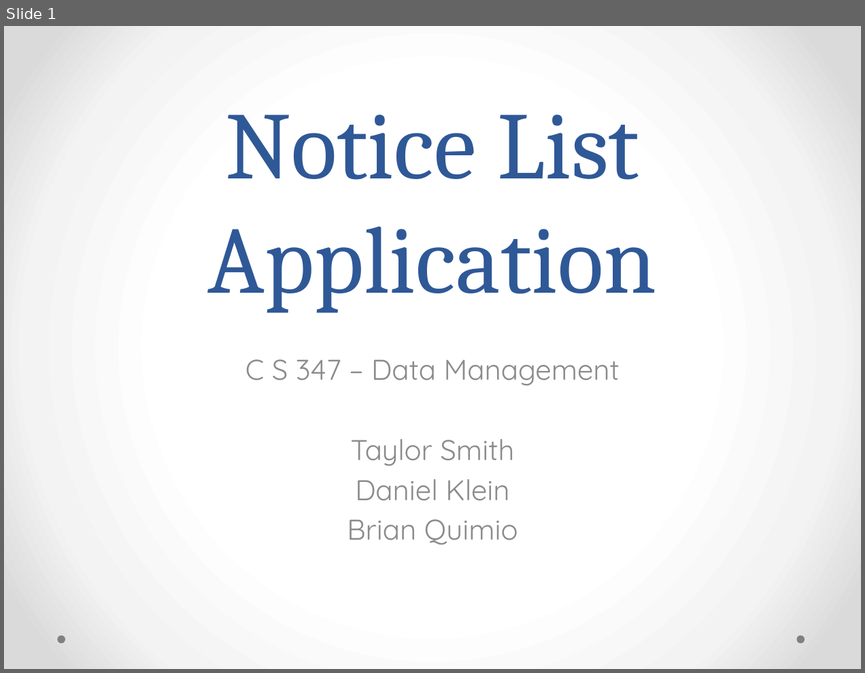
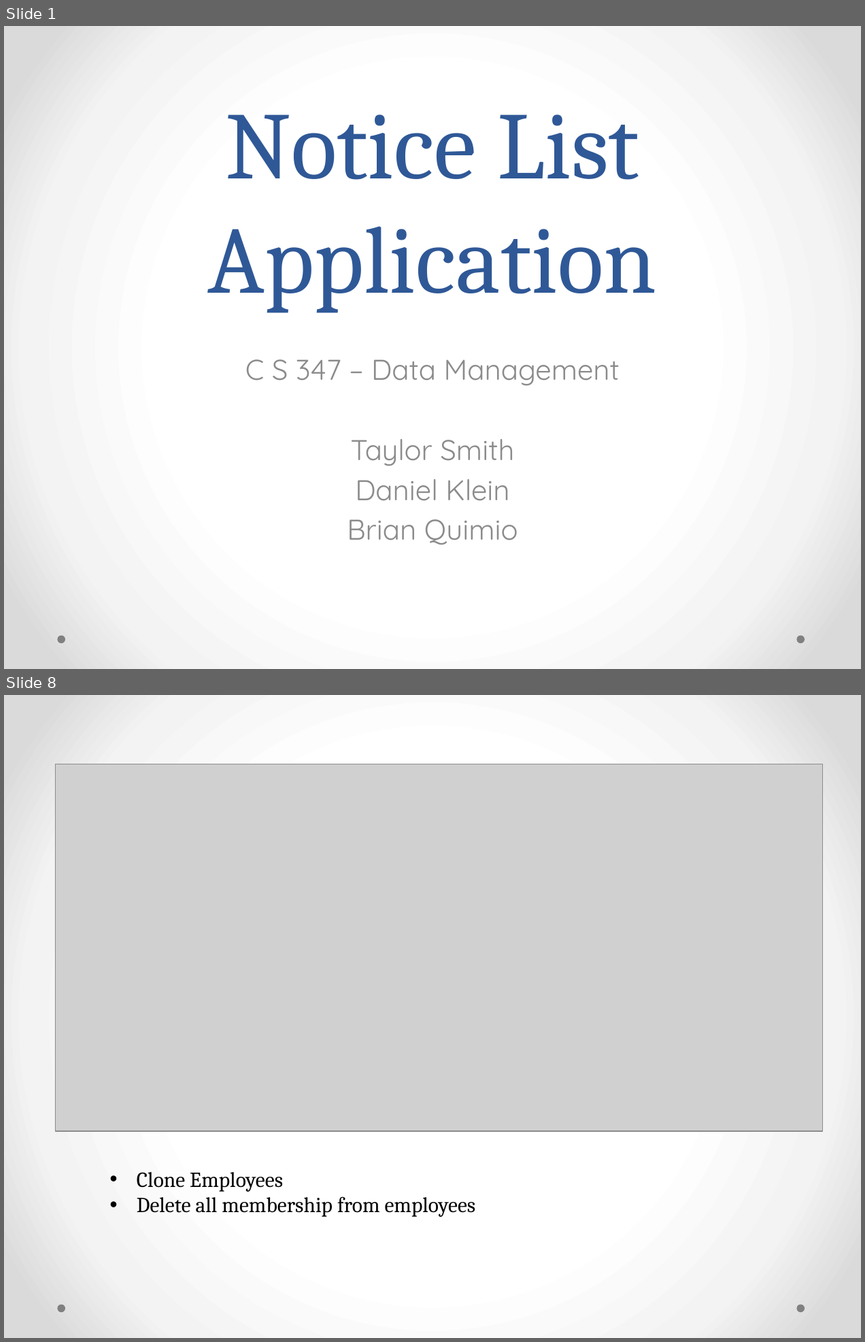
Before and after one commit to mpanoratra/cs347_final_project, a slide deck: FinalPresentation.pptx. Shown one above the other, each under a label of ours: slide 1 before the commit, slides 1 and 8 after it; the slides between them are not shown. The pictures are 865x673 and 865x1342 pixels, drawn with LibreOffice and Linux fonts; fonts in the diff are those of the drawing; grey boxes stand for pictures. Boxes give left, top, right and bottom in pixels: in the first picture for what was removed or moved away, otherwise in the second. Text is boxed around its words. In the diff, an @@ line names an element or a change of style, - is before the commit and + after.

Commit message:
presentation w/ screenshots

```diff
--- a/FinalPresentation.pptx
+++ b/FinalPresentation.pptx
@@ slide 8 added at (4, 695, 861, 1338), background gradient #FFFFFF to #F4F4F4 to #DADADA; not listed: 2 template elements that a slide beside it also shows @@
@@ picture added at (56, 764, 822, 1130) @@
@@ text added at (137, 1172, 476, 1217), 18 pt, text #000000 @@
+• Clone Employees
+• Delete all membership from employees
```
Also in this commit, not shown: 1 slide changed, 6 other slides added, 1 slide removed.
